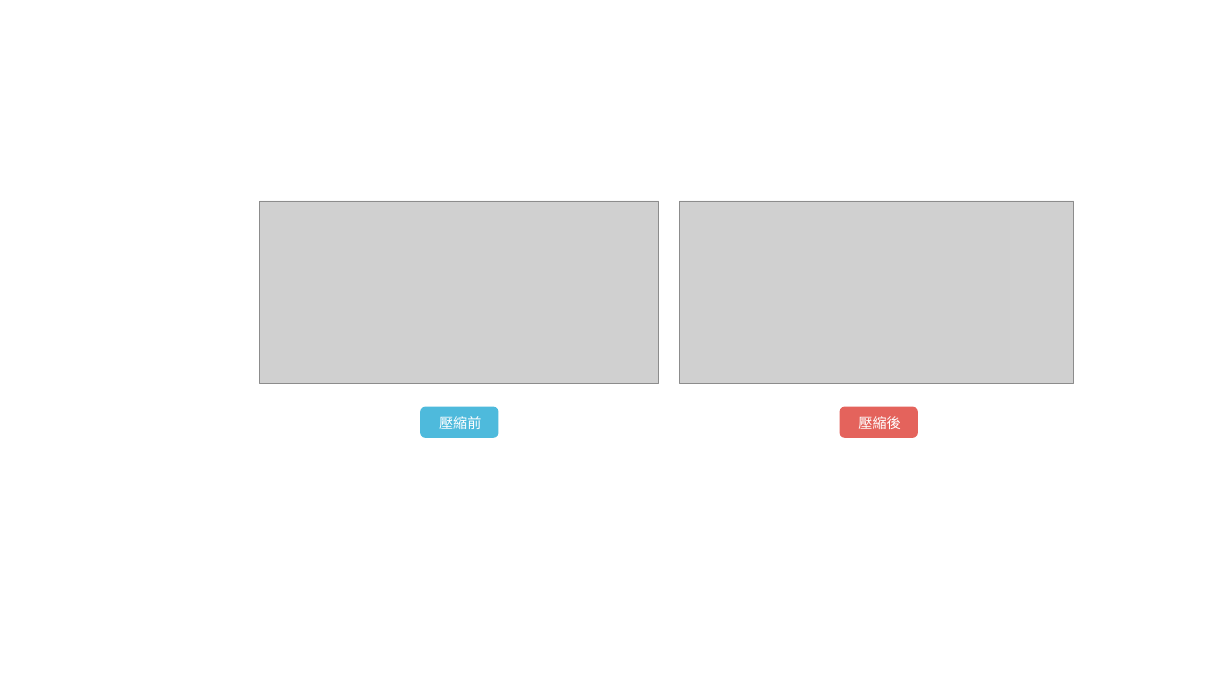
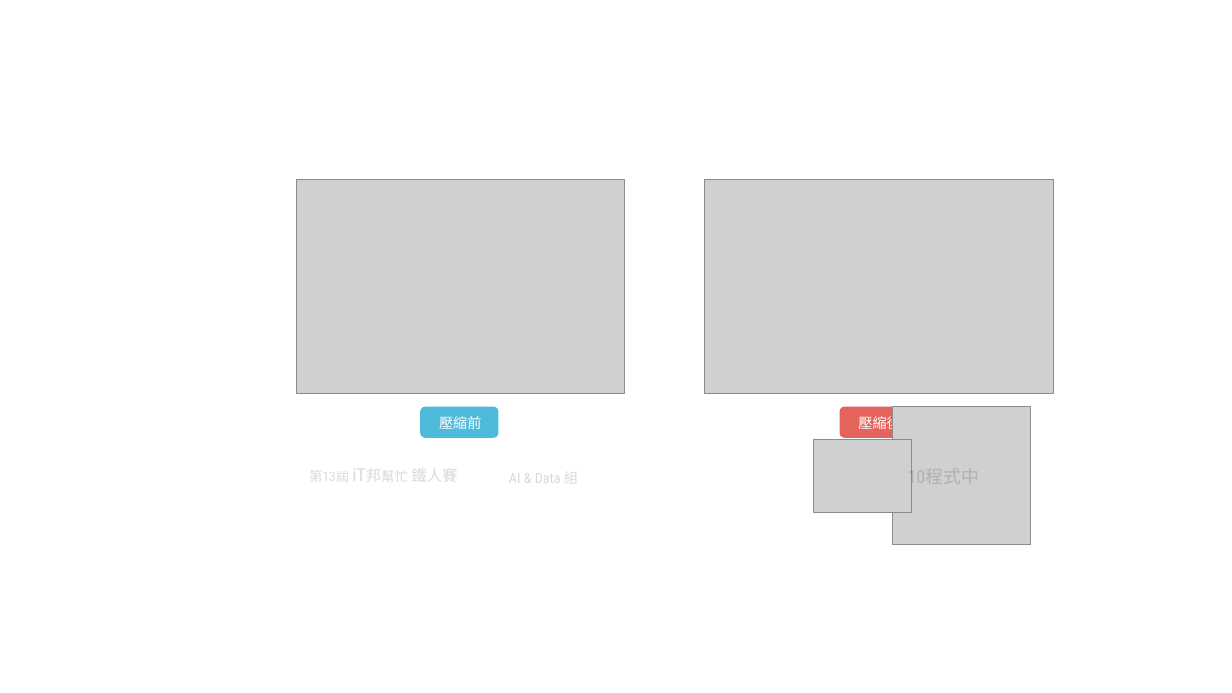
Before and after one commit to andy6804tw/andy6804tw.github.io, a slide deck: slide 3 of _posts/ithome/2021/28.儲存 Sklearn 訓練好的模型/28.儲存 Sklearn 訓練好的模型.pptx. Drawn at 1232x693 pixels with LibreOffice and Linux fonts; fonts in the diff are those of the drawing; grey boxes stand for pictures. Boxes give left, top, right and bottom in pixels: in the first picture for what was removed or moved away, otherwise in the second. Text is boxed around its words. In the diff, an @@ line names an element or a change of style, - is before the commit and + after.

```diff
--- a/_posts/ithome/2021/28.儲存 Sklearn 訓練好的模型/28.儲存 Sklearn 訓練好的模型.pptx
+++ b/_posts/ithome/2021/28.儲存 Sklearn 訓練好的模型/28.儲存 Sklearn 訓練好的模型.pptx
@@ picture: place and size @@
-picture at bbox=[260, 201, 659, 384]
+picture at bbox=[296, 179, 625, 394]
@@ picture: place and size @@
-picture at bbox=[680, 201, 1075, 384]
+picture at bbox=[704, 179, 1054, 394]
@@ group added at bbox=[309, 407, 1031, 545]: 3 texts, 2 pictures @@
+第13屆 iT邦幫忙 鐵人賽
+AI & Data 組
+10程式中
```
Also in this commit, not shown: 6 other files.
